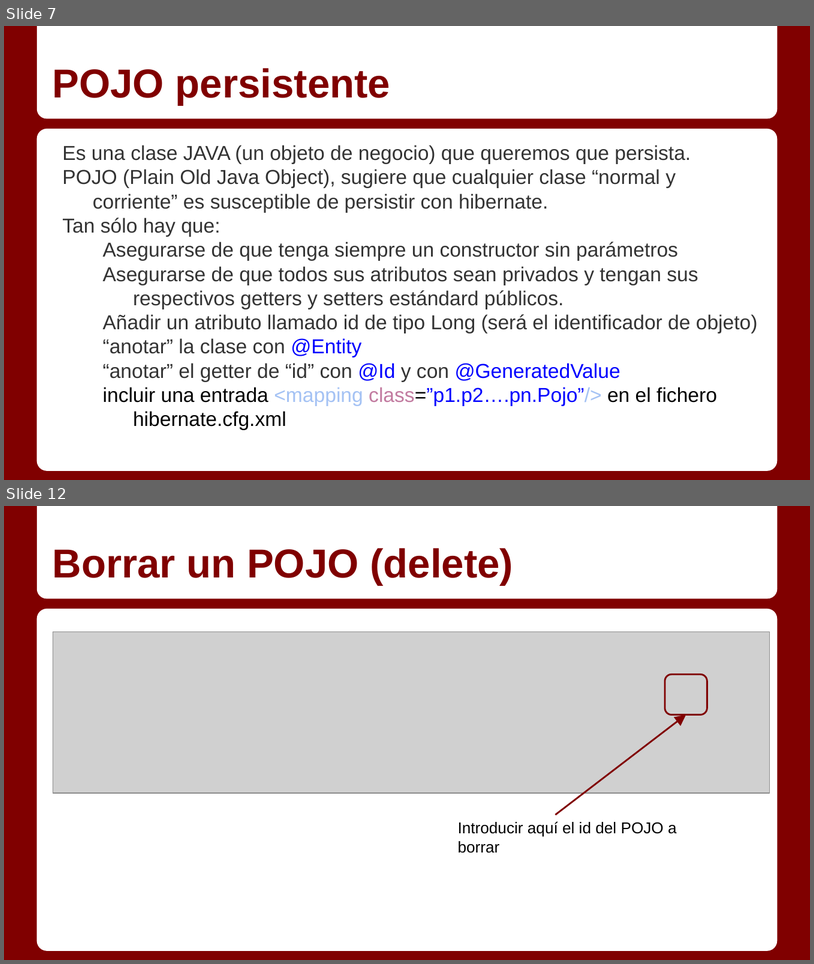
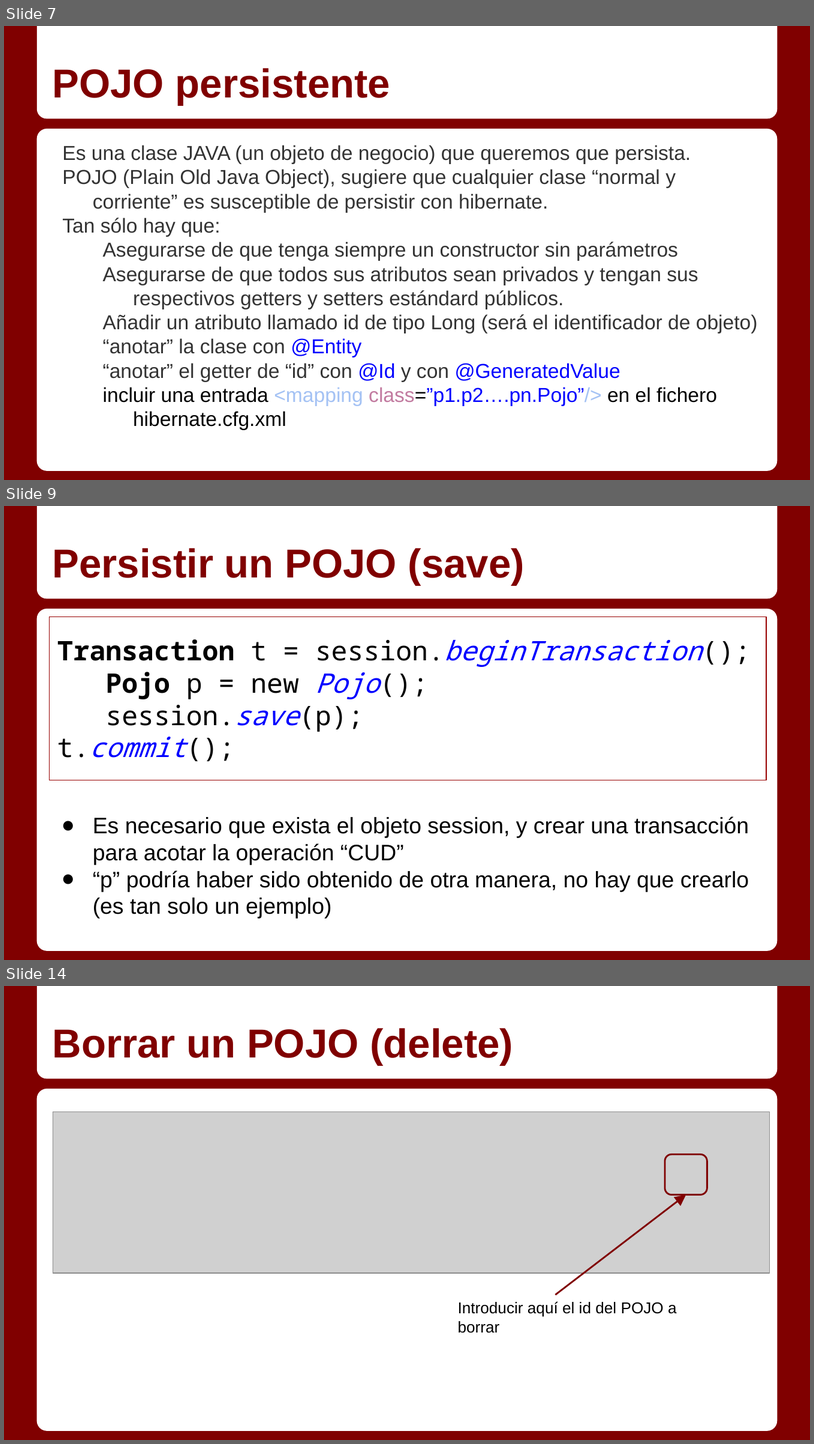
Before and after one commit to Gmuela/Apuntes, a slide deck: Servidor/Temas/2_1 - Persistencia con Hibernate.pptx. Shown one above the other, each under a label of ours: slides 7 and 12 before the commit, slides 7, 9 and 14 after it; the slides between them are not shown. The pictures are 814x964 and 814x1444 pixels, drawn with LibreOffice and Linux fonts; fonts in the diff are those of the drawing; grey boxes stand for pictures. Boxes give left, top, right and bottom in pixels: in the first picture for what was removed or moved away, otherwise in the second. Text is boxed around its words. In the diff, an @@ line names an element or a change of style, - is before the commit and + after.

```diff
--- a/Servidor/Temas/2_1 - Persistencia con Hibernate.pptx
+++ b/Servidor/Temas/2_1 - Persistencia con Hibernate.pptx
@@ slide 9 added at (x1=4, y1=506, x2=810, y2=960), background #800000; not listed: 2 template elements that a slide beside it also shows @@
@@ title added at (x1=53, y1=548, x2=525, y2=585), 36 pt, text #800000, bold @@
+Persistir un POJO (save)
@@ rectangle added at (x1=49, y1=616, x2=767, y2=780), outline #980000 0.75 pt, 24 pt, text #000000 @@
+Transaction t = session.beginTransaction();
+Pojo p = new Pojo();
+session.save(p);
+t.commit();
@@ text added at (x1=93, y1=816, x2=749, y2=918), 20 pt, text #000000 @@
+● Es necesario que exista el objeto session, y crear una transacción para acotar la operación “CUD”
+● “p” podría haber sido obtenido de otra manera, no hay que crearlo (es tan solo un ejemplo)
@@ what was slide 12 is now slide 14 @@
```
Also in this commit, not shown: 6 slides changed, 1 other slide added, 1 other file.
